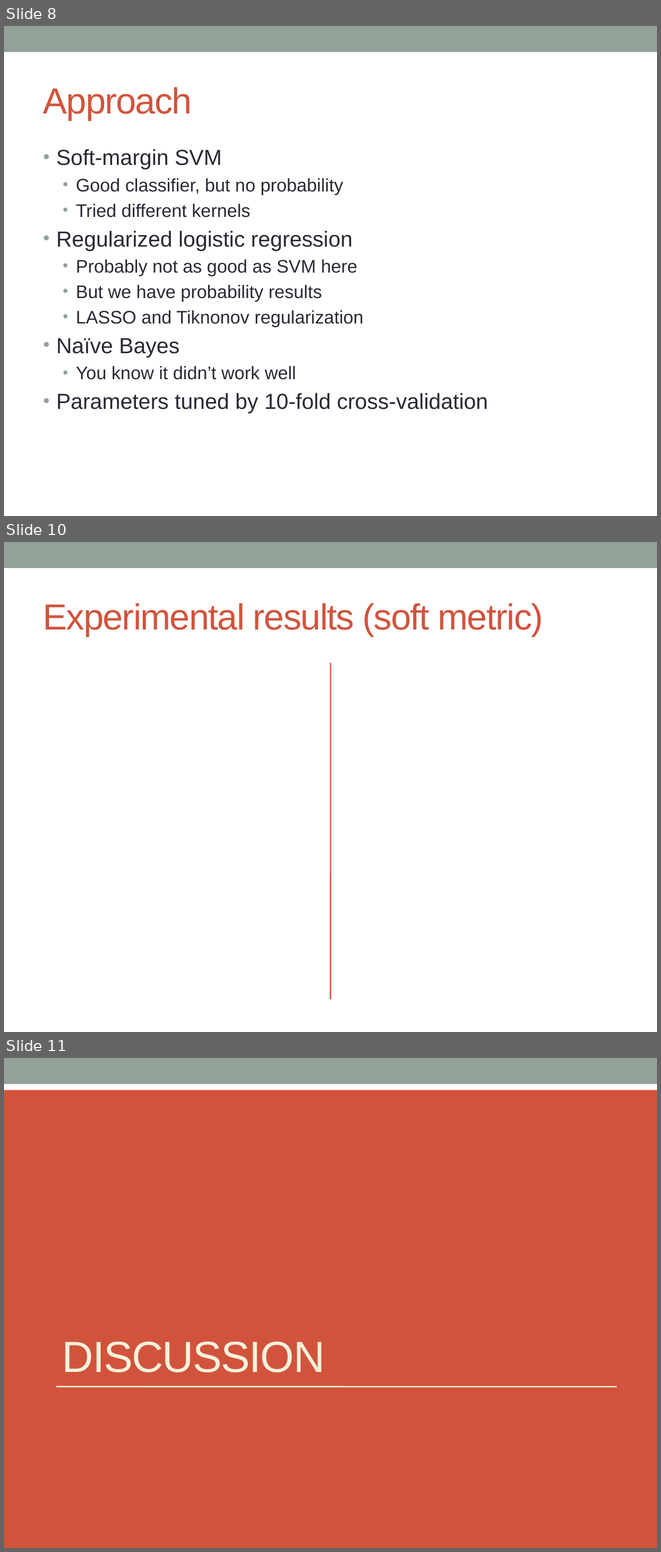
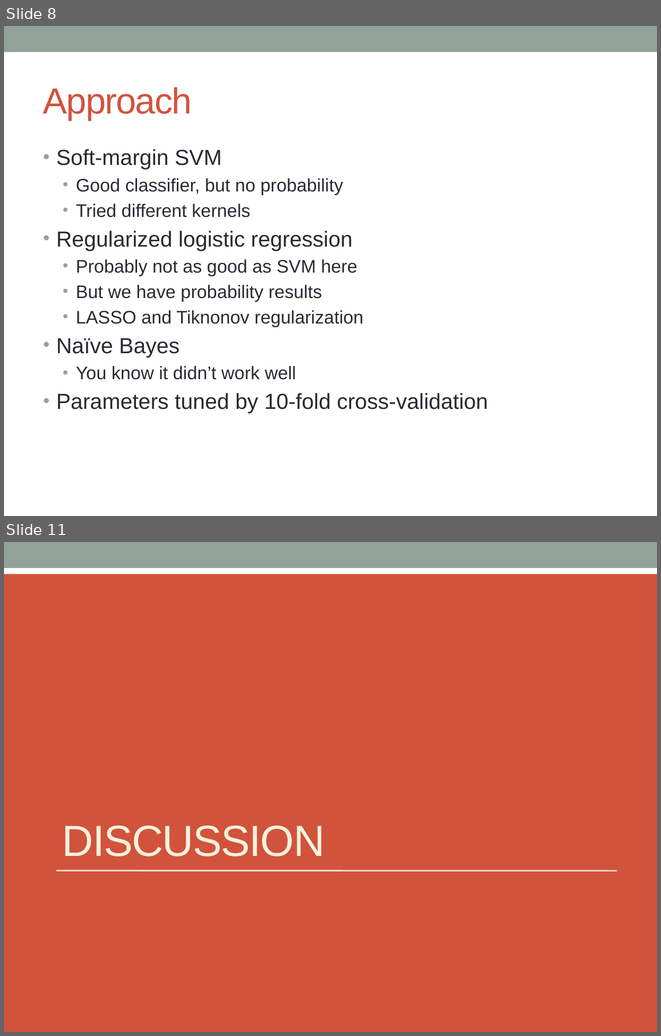
Before and after one commit to hunterhector/LangStats12Spring, a slide deck: Slides/11761-slides.pptx. Shown one above the other, each under a label of ours: slides 8, 10 and 11 before the commit, slides 8 and 11 after it; the slides between them are not shown. The pictures are 661x1552 and 661x1036 pixels, drawn with LibreOffice and Linux fonts; fonts in the diff are those of the drawing. Boxes give left, top, right and bottom in pixels: in the first picture for what was removed or moved away, otherwise in the second. Text is boxed around its words. In the diff, an @@ line names an element or a change of style, - is before the commit and + after.

Commit message:
update experiment results on slides

```diff
--- a/Slides/11761-slides.pptx
+++ b/Slides/11761-slides.pptx
@@ slide 10 removed at (4,542,657,1032), background #FFFFFF; not listed: 1 template element that a slide beside it also shows @@
@@ title removed at (43,603,544,636) @@
-Experimental results (soft metric)
@@ line removed from (330, 663) to (330, 999) @@
```
Also in this commit, not shown: 1 slide changed, 1 slide added.
